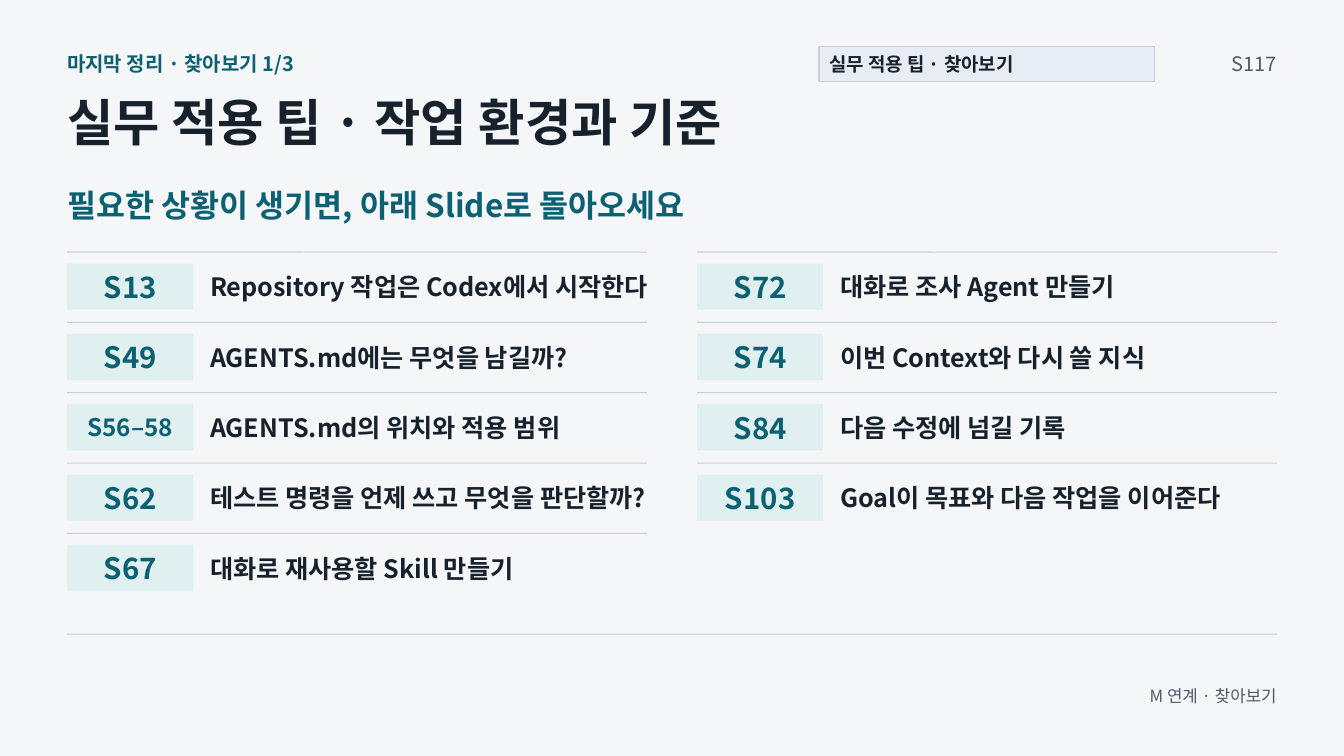
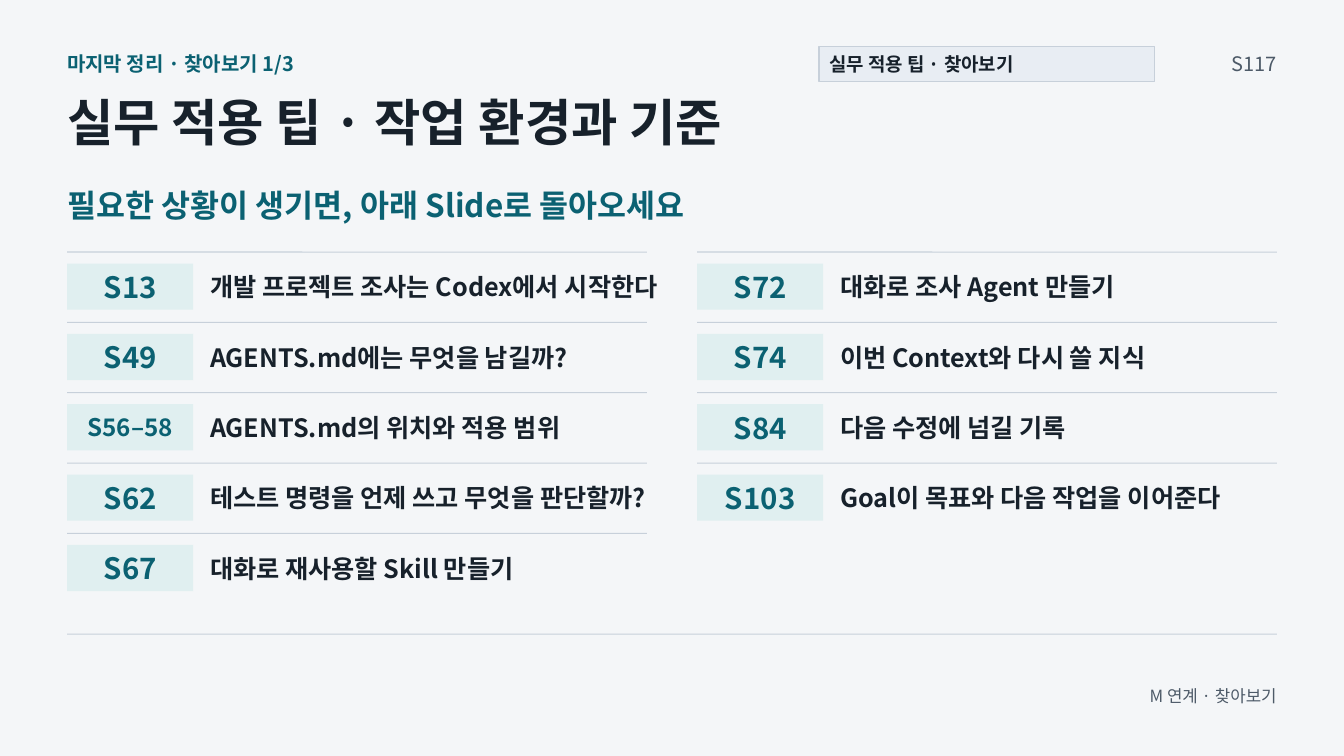
Before and after one commit to GideokKim/ai-dev-training, a slide deck: slide 12 of production/ACT_5.pptx. Drawn at 1344x756 pixels with LibreOffice and Linux fonts; fonts in the diff are those of the drawing. Boxes give left, top, right and bottom in pixels: in the first picture for what was removed or moved away, otherwise in the second. Text is boxed around its words. In the diff, an @@ line names an element or a change of style, - is before the commit and + after.

```diff
--- a/production/ACT_5.pptx
+++ b/production/ACT_5.pptx
@@ text at (210, 275, 658, 299): text changed @@
-Repository 작업은 Codex에서 시작한다
+개발 프로젝트 조사는 Codex에서 시작한다
```
Also in this commit, not shown: 44 other files.
